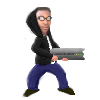
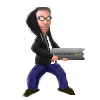
Layer changes from the first 100x100 image to the second:
painted on "Layer" over [29, 33, 66, 90]
hid "Layer #1" over [29, 33, 66, 90]
